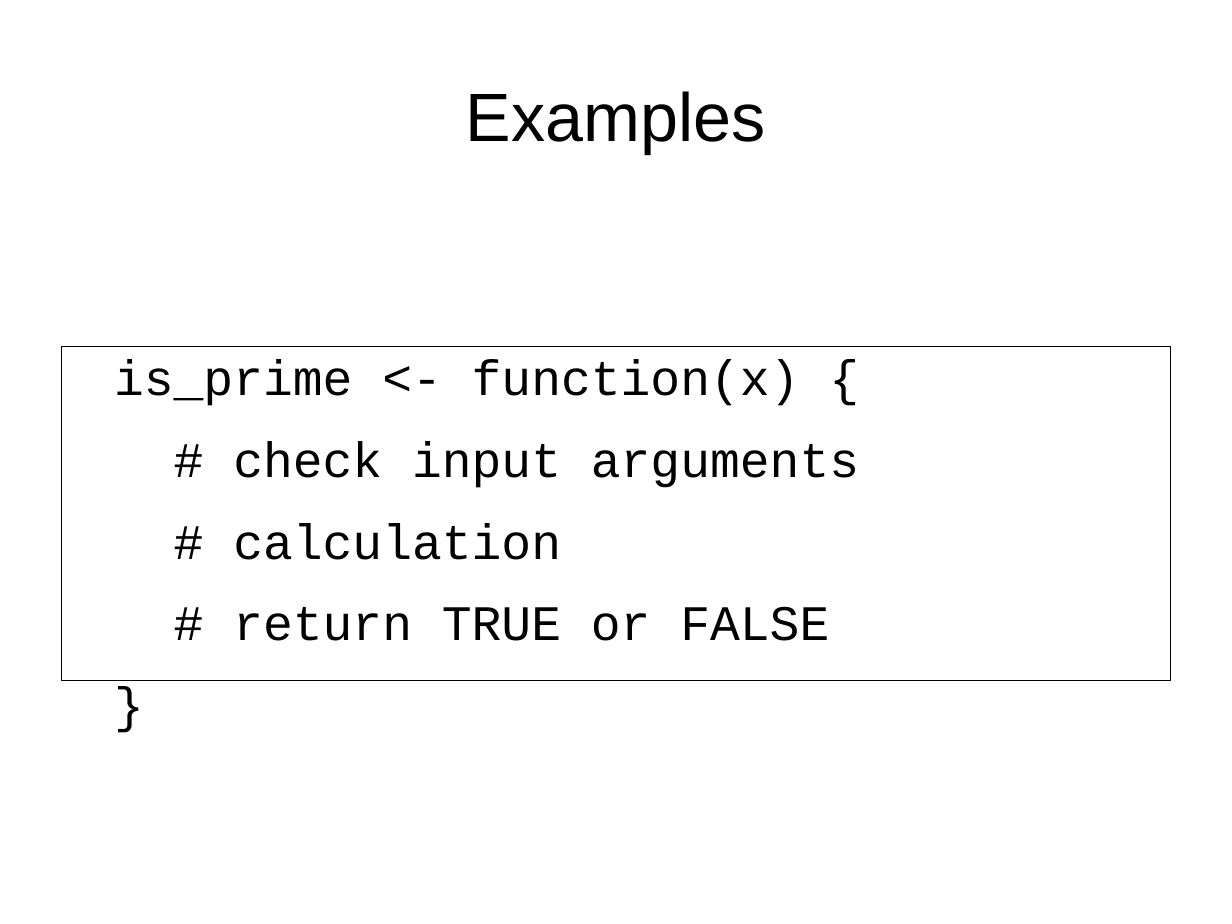
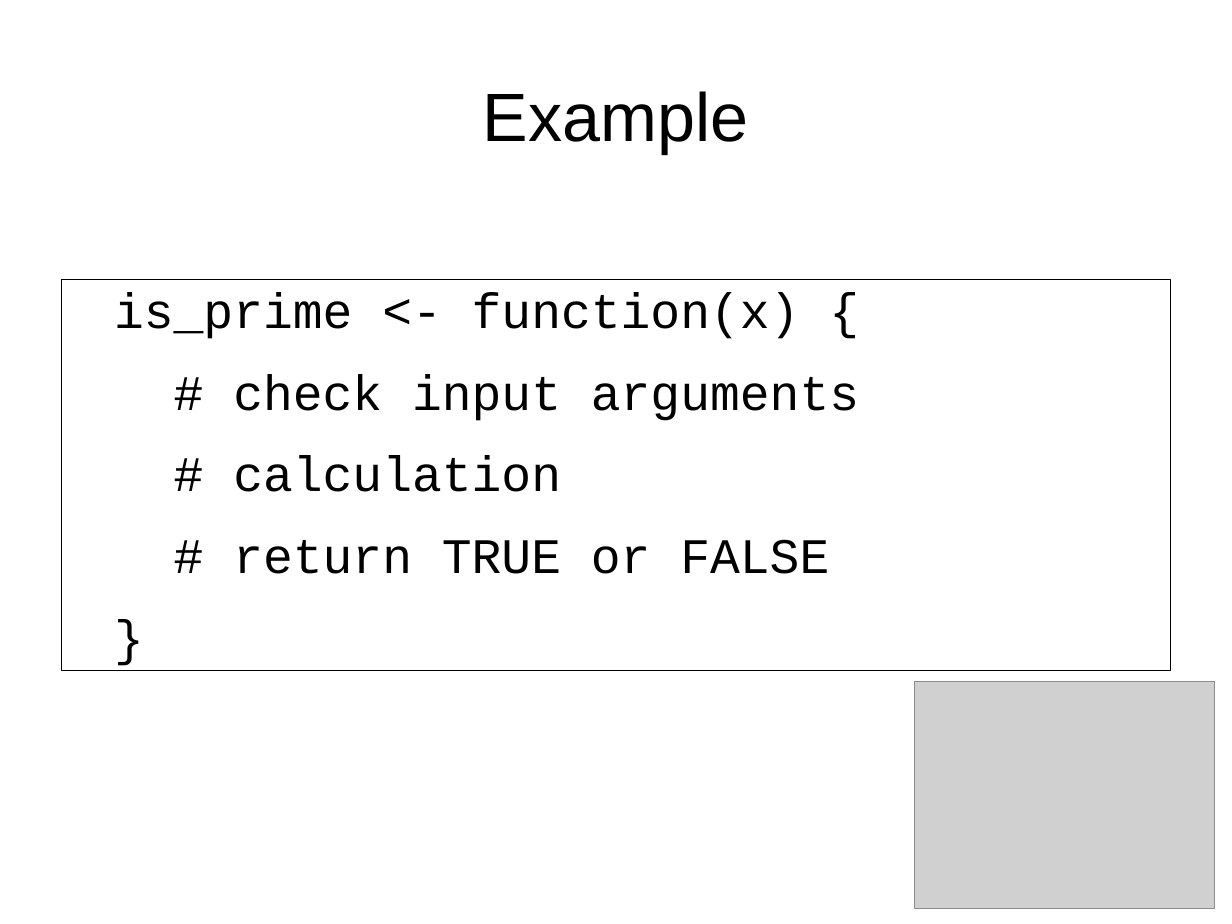
Before and after one commit to richelbilderbeek/PresentationsAboutR, a slide deck: slide 4 of TestDrivenDevelopment/TestDrivenDevelopment.odp. Drawn at 1232x924 pixels with LibreOffice and Linux fonts; fonts in the diff are those of the drawing; grey boxes stand for pictures. Boxes give left, top, right and bottom in pixels: in the first picture for what was removed or moved away, otherwise in the second. Text is boxed around its words. In the diff, an @@ line names an element or a change of style, - is before the commit and + after.

```diff
--- a/TestDrivenDevelopment/TestDrivenDevelopment.odp
+++ b/TestDrivenDevelopment/TestDrivenDevelopment.odp
@@ title at <box>483,91,749,153</box>: text changed @@
-Examples
+Example
@@ text "is_prime <- function(x) {": place and size @@
-text "is_prime <- function(x) {" at <box>61,347,1171,681</box>
+text "is_prime <- function(x) {" at <box>61,279,1171,671</box>
@@ picture added at <box>916,682,1215,909</box> @@
```
Also in this commit, not shown: 16 other slides changed, 11 slides added, 3 slides removed, 3 other files.
